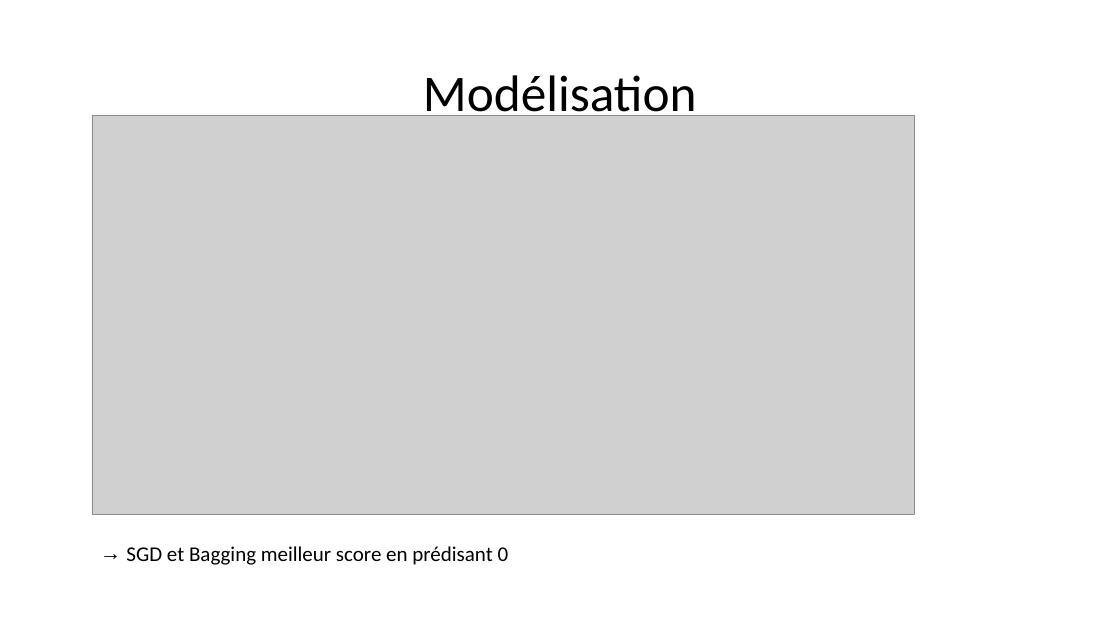
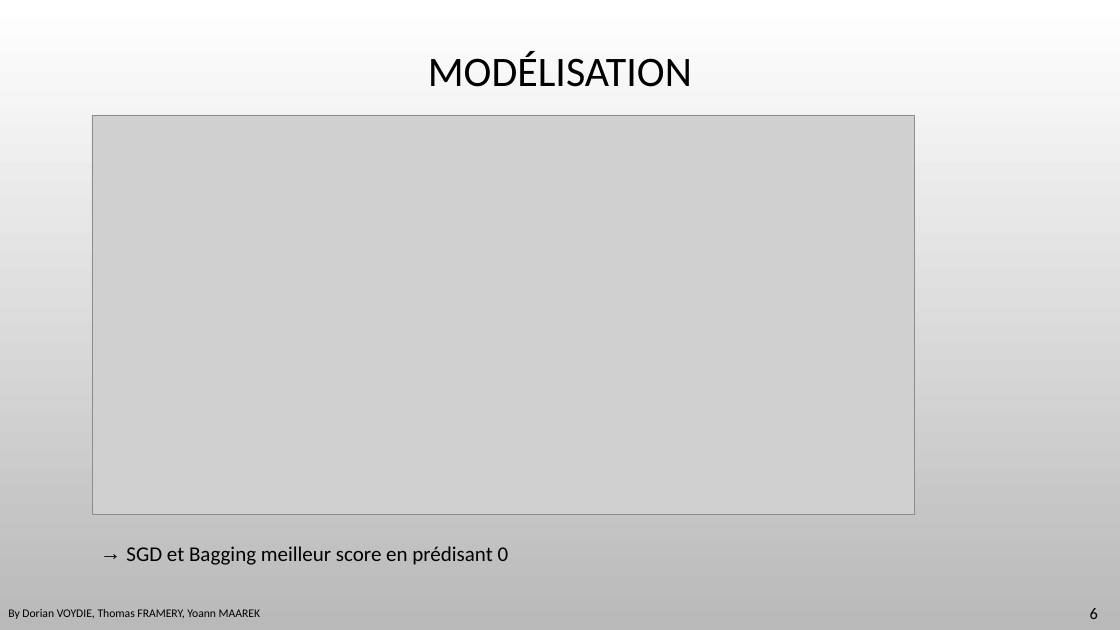
Before and after one commit to DavidBert/DEFI_IA, a slide deck: slide 6 of Presentation.pptx. Drawn at 1120x630 pixels with LibreOffice and Linux fonts; fonts in the diff are those of the drawing; grey boxes stand for pictures; background and template pictures are left out. Boxes give left, top, right and bottom in pixels: in the first picture for what was removed or moved away, otherwise in the second. Text is boxed around its words. In the diff, an @@ line names an element or a change of style, - is before the commit and + after.

```diff
--- a/Presentation.pptx
+++ b/Presentation.pptx
@@ background #FFFFFF to picture (left out) @@
@@ title at <box>428,52,692,87</box>: text changed; size 44 to 36 pt @@
-Modélisation
+MODÉLISATION
@@ text added at <box>8,609,260,619</box>, 10 pt, text #000000 @@
+By Dorian VOYDIE, Thomas FRAMERY, Yoann MAAREK
@@ page number added at <box>1090,608,1098,619</box>, 14 pt, text #000000 @@
+6
```
Also in this commit, not shown: 11 other slides changed, 4 slides added, 2 slides removed, 2 other files.
